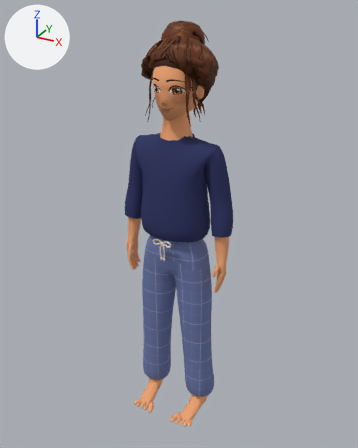
Two versions of the Blender file character/export/character.blend, one commit apart.
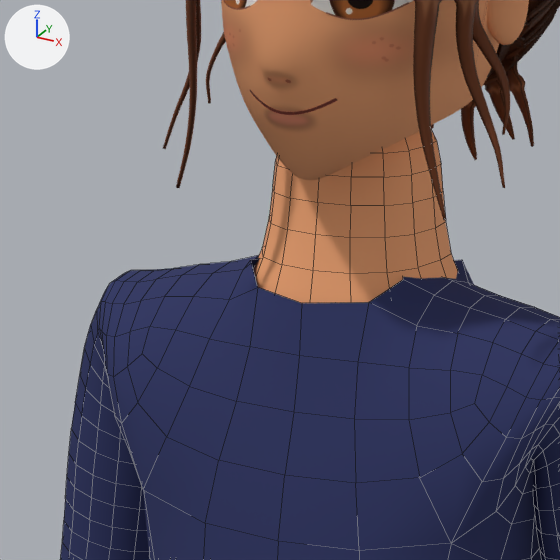
The first picture shows the older version from a 50 mm lens placed at (0.954, -1.702, 1.817), pointed at (-0.008, 0.045, 0.943). The close-ups show the older and then the newer version on the part from 33% to 58% of the width and 20% to 41% of the height of that picture. Only the edits that show in the close-ups are written down. The lights are fixed; the arrows at upper left show +X, +Y and +Z. The close-ups show mesh edges as thin lines.

The first close-up shows 'Body_neck', 'Ear.001', 'Hair', 'Head', 'Outfit_Sweater'.
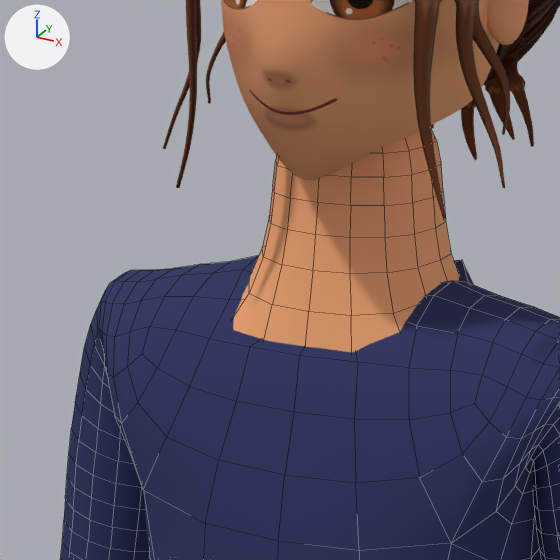
Boxes [x1, y1, x2, y2] around the edits, measured in the close-ups (560 x 560 px; the box of a moved part takes in the faces that stretch with it):
part 1 of me_outfit_sweater, moved or reshaped: [210, 256, 468, 368] in both

The change, as a list of edits to the scene's bpy script:
```text
Change me_outfit_sweater:
    used by ob_outfit_sweater; location = (0.0, 0.0, 0.0)
    remove me_outfit_sweater.from_pydata(...)  # 1047 vertices, 1004 faces; spans x -0.256..0.256, y -0.114..0.109, z 0.928..1.355
    add me_outfit_sweater.from_pydata(...)  # 1047 vertices, 1004 faces; spans x -0.256..0.256, y -0.114..0.109, z 0.928..1.351
    me_outfit_sweater part 1: 8 of 1047 vertices moved; they spanned x -0.056..0.056, y -0.056..0.009, z 1.334..1.355 and now span x -0.012..0.012, y -0.022..-0.007, z 1.332..1.334; mean shift (0.0, 0.008, -0.013); largest move (0.056, -0.029, 1.354) -> (0.012, -0.014, 1.334)
    other edits to the shape of me_outfit_sweater do not show in these pictures
```
